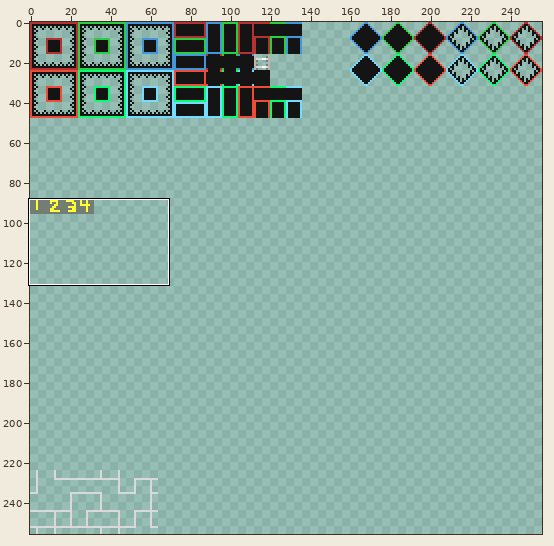
File history of a sprite sheet, AL/Tileset/Tileset_001.png. The picture above shows the old version from afar; the outline marks the close-up.
Close-up. Old version:
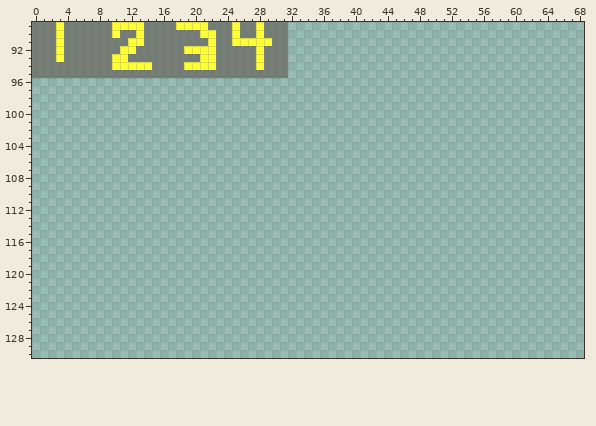
The file is 256x256 pixels. Shown: x 0..68, y 89..130. The commit also changed other parts of the picture, which this record leaves out.
New version:
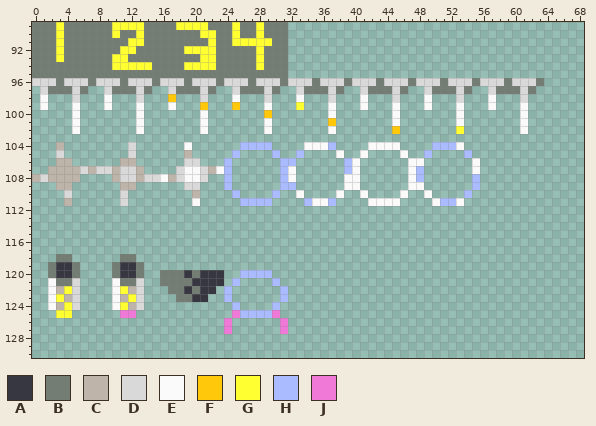
Palette (. is transparent): A #373741  B #737d73  C #beb4aa  D #d9d9d9  E #fafafa  F #ffc80a  G #ffff32  H #aabcff  J #f078d7
The exact change:
Colour A now appears in row 119 at x 3 to 4 and 11 to 12; in row 120 at x 3 to 4, 11 to 12, 19 and 21 to 23; in row 121 at x 20 to 23; in row 122 at x 19 and 21 to 22; in row 123 at x 20 to 21.
Colour B now appears in row 96 at x 3, 7, 11, 15, 19, 23, 27, 31, 35, 39, 43, 47, 51, 55, 59 and 63; in row 97 at x 2 to 4, 6, 10 to 12, 14, 18 to 20, 22, 26 to 28, 30, 34 to 36, 38, 42 to 44, 46, 50 to 52, 54, 58 to 60 and 62; in row 118 at x 3 to 4 and 11 to 12; in row 119 at x 2, 5, 10 and 13; in row 120 at x 2, 5, 10, 13, 16 to 18 and 20; in row 121 at x 3 to 4, 11 to 12 and 16 to 19.
Colour B now appears in row 122 at x 17 to 18 and 20; in row 123 at x 18 to 19.
Colour C now appears in row 104 at x 3; in row 105 at x 19; in row 106 at x 3 to 4 and 11 to 12; in row 107 at x 2 to 5, 7, 10, 13 and 22; in row 108 at x 0, 2 to 5, 10, 13 and 17; in row 109 at x 3 to 4 and 11 to 12.
Colour C now appears in row 110 at x 20; in row 111 at x 4; in row 122 at x 3 and 12; in row 123 at x 4 and 11; in row 124 at x 3 and 12.
Colour D now appears in row 96 at x 0 to 2, 4 to 6, 8 to 10, 12 to 14, 16 to 18, 20 to 22, 24 to 26, 28 to 30, 32 to 34, 36 to 38, 40 to 42, 44 to 46, 48 to 50, 52 to 54, 56 to 58 and 60 to 62; in row 97 at x 1, 5, 9, 13, 17, 21, 25, 29, 33, 37, 41, 45, 49, 53, 57 and 61; in row 98 at x 5, 13, 21, 29, 37, 45, 53 and 61; in row 104 at x 12; in row 105 at x 3 and 12; in row 106 at x 19 to 20.
Colour D now appears in row 107 at x 6, 8 to 9, 11 to 12, 18 and 21; in row 108 at x 1, 11 to 12, 14 to 15, 18 and 21; in row 109 at x 19 to 20; in row 110 at x 4 and 11; in row 111 at x 11; in rows 121 to 124 at x 5 and 13.
Colour E now appears in row 98 at x 1, 9, 25, 33, 41, 49 and 57; in row 99 at x 1, 5, 9, 13, 17, 29, 37, 41, 45, 49, 53, 57 and 61; in row 100 at x 5, 13, 21, 37, 45, 53 and 61; in row 101 at x 5, 13, 21, 29, 45, 53 and 61; in row 102 at x 5, 13, 21, 29, 37 and 61; in row 104 at x 19, 34 to 36, 42 to 45 and 53.
Colour E now appears in row 105 at x 38, 41 and 46; in row 106 at x 40, 47 to 48 and 55; in row 107 at x 19 to 20, 23, 32, 40, 47 and 55; in row 108 at x 16, 19 to 20, 32, 39 to 40 and 47; in row 109 at x 39 to 40 and 47 to 48; in row 110 at x 33, 38, 41, 46 and 49.
Colour E now appears in row 111 at x 20, 35 to 36, 42 to 45, 50 and 53; in rows 121 to 124 at x 2 and 10.
Colour F now appears in row 98 at x 17; in row 99 at x 21 and 25; in row 100 at x 29; in row 101 at x 37; in row 102 at x 45.
Colour G now appears in row 99 at x 33; in row 102 at x 53; in row 122 at x 4 and 11; in row 123 at x 3 and 12; in row 124 at x 4 and 11; in row 125 at x 3 to 4.
Colour H now appears in row 104 at x 26 to 29, 37 and 50 to 52; in row 105 at x 25, 30, 33, 49 and 54; in row 106 at x 24, 31 to 32 and 39; in row 107 at x 24, 31, 39 and 48; in row 108 at x 24, 31, 48 and 55; in row 109 at x 24, 31 to 32 and 55.
Colour H now appears in row 110 at x 25, 30 and 54; in row 111 at x 26 to 29, 34, 37 and 51 to 52; in row 120 at x 26 to 29; in row 121 at x 25 and 30; in rows 122 to 123 at x 24 and 31; in row 124 at x 25 and 30.
Colour H now appears in row 125 at x 26 to 29.
Colour J now appears in row 125 at x 11 to 12, 25 and 30; in rows 126 to 127 at x 24 and 31.
